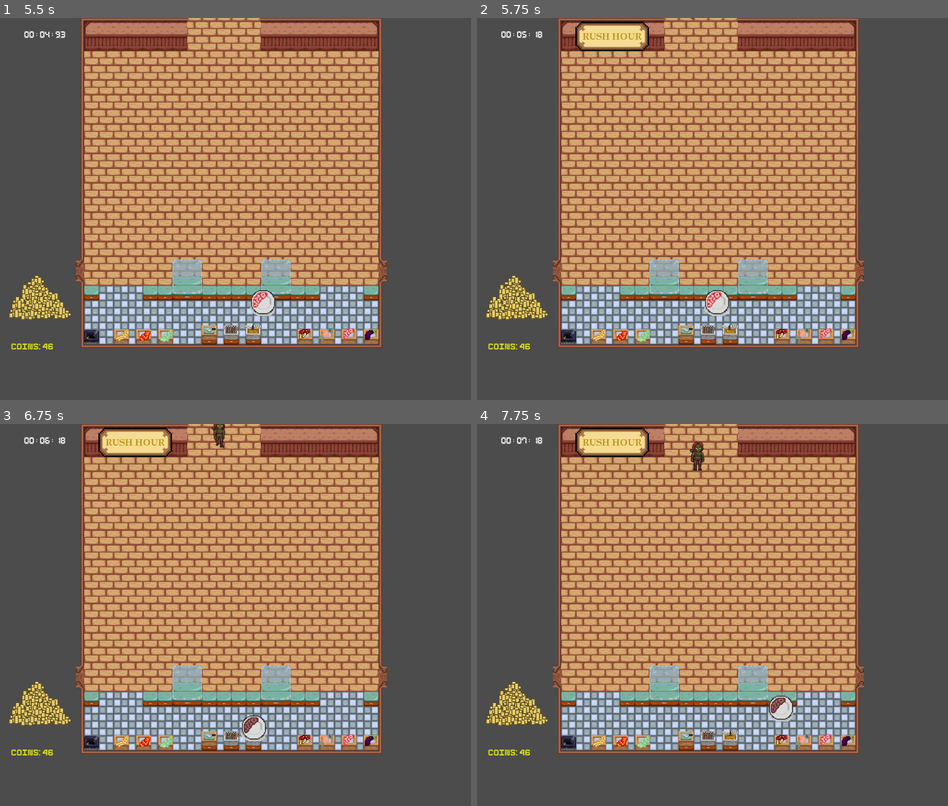
Above: before the commit, frames 1-4 (two rows, left to right).
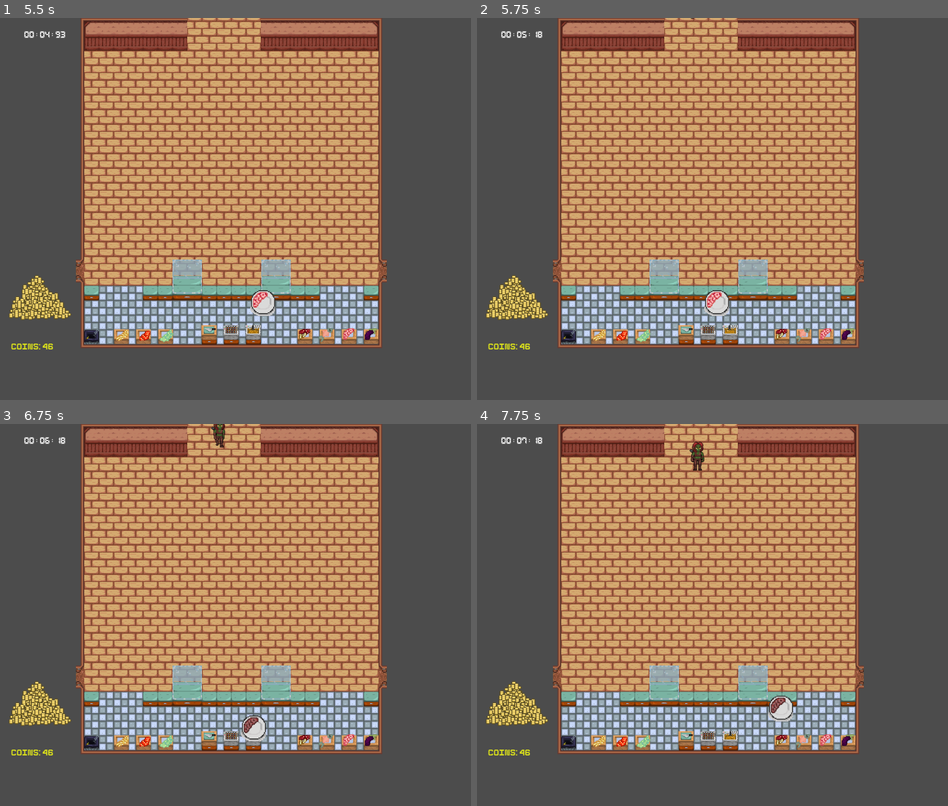
Above: after the commit, the same moments.

Repository: OscarPindaro/MiniJam152_Heroes
Game: Godot game, scene res://scenes/UI/menu/MainMenu.tscn
Same seed, same stepped clock (60 frames per second), same inputs: the game is played once before the commit and once after it. The project has no main scene, so this scene is started directly. The engine's default icon, where the game draws it, is replaced by a stand-in: a white triangle on a blue panel in a dark square. Sound files missing from this copy of the repository are replaced by a short silence.
Inputs:
- Up to frame 1 (5.5 s): click "Play . . . . . . . . . 15c" at 0.5 s; tap Enter at 1.25, 2.75, 4.25 s; hold D (player_move_right) 1.28-2.03 s; tap E (player_interact) every 0.75 s from 1.35 to 5.1 s; tap Space at 1.52, 2, 2.27, 3.5, 3.77, 4.52, 5.27 s; hold S (player_move_down) 2.03-2.78 s; hold D (player_move_right) 2.78-3.53 s; hold W (player_move_up) 3.53-4.28 s; hold A (player_move_left) from 4.28 s (still down)
- Up to frame 2 (5.75 s): keep holding A (player_move_left)
- Up to frame 3 (6.75 s): release A (player_move_left) at 5.78 s; hold S (player_move_down) 5.78-6.53 s; tap E (player_interact) at 5.85, 6.6 s; tap Space at 6.5 s; hold D (player_move_right) from 6.53 s (still down)
- Up to frame 4 (7.75 s): tap Space at 6.77, 7.52 s; release D (player_move_right) at 7.28 s; hold W (player_move_up) from 7.28 s (still down); tap E (player_interact) at 7.35 s

Frame 1 is identical in both runs. In frame 2, 1.1% of the frame differs, in the area x 20-37%, y 0-9%; in frame 3, 1.1%; in frame 4, 1.1%.

Commit message:
changed rush moment for spowner and duration

Diff:
--- a/scenes/Map/RushHour.gd
+++ b/scenes/Map/RushHour.gd
@@ -4,9 +4,12 @@
 export var rush_hour_emitter_path: NodePath
 onready var rush_hour_emitter = get_node(rush_hour_emitter_path)
 
+export var flicker_delta: float = 0.1
+export var flicker_duration: float = 2
+
 onready var rush_hour_sprite: Sprite = $RushHourSign
 onready var flicker_timer: Timer = $FlickerTimer
-onready var flicker_timer_process = $FlickerPeriodTimer
+onready var flicker_timer_process: Timer = $FlickerPeriodTimer
 
 var is_flikering = false
 var is_rush : bool = false
@@ -16,6 +19,8 @@
 	rush_hour_emitter.connect("rushHour_start", self, "on_rush_start")
 	rush_hour_emitter.connect("rushHour_end", self, "on_rush_end")
 	rush_hour_sprite.visible = false
+	flicker_timer.wait_time = flicker_delta
+	flicker_timer_process.wait_time = flicker_duration
 
 func on_rush_start():
 	is_rush = true
--- a/scenes/TestItem.tscn
+++ b/scenes/TestItem.tscn
@@ -98,7 +98,6 @@
 
 [node name="SpawnerEroi" parent="." instance=ExtResource( 10 )]
 min_wait_time = 0.2
-rushHour_treshold = 4.9
 wave_dim = 50
 menu_path = NodePath("../MenuController")
 spawnEdges = PoolVector2Array( 423, -40, 550, -40 )
@@ -108,3 +107,4 @@
 [node name="RushHour" parent="." instance=ExtResource( 11 )]
 position = Vector2( 294, 40 )
 rush_hour_emitter_path = NodePath("../SpawnerEroi")
+flicker_delta = 0.2
